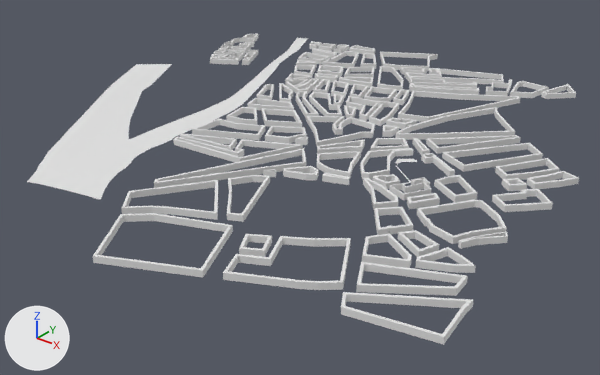
The glTF model public/models/buildings/scene.glb, before and after one commit.
Camera for both pictures: a camera (50 mm lens) standing at (1762.0, -2258.0, 1128.0) and looking at (61.0, -132.0, -190.0). Lighting does not change. The marker at lower left points along +X, +Y and +Z. The older version comes first. Where no turn or scale is listed for an object, it has been applied to the vertices.

Script lines for the objects in view, before the commit:
```python
me_plane_002 = bpy.data.meshes.new('Plane.002')
me_plane_002.from_pydata(...)  # 159 vertices, 228 faces; spans x -1053.0..-110.0, y -945.0..901.0, z 0.0
me_shapes_001 = bpy.data.meshes.new('shapes.001')
me_shapes_001.from_pydata(...)  # 2180 vertices, 4850 faces; spans x -950.0..1061.0, y -1129.0..1009.0, z -21.0..21.0
me_shapes_005 = bpy.data.meshes.new('shapes.005')
me_shapes_005.from_pydata(...)  # 72 vertices, 160 faces; spans x 537.8..650.9, y -313.0..-170.2, z 0.0..20.7
ob_all_shapes = bpy.data.objects.new('all shapes', me_shapes_001)
ob_all_shapes.location = (0.0, 0.0, 0.0)
ob_all_shapes_002 = bpy.data.objects.new('all shapes.002', me_shapes_005)
ob_all_shapes_002.location = (0.0, 0.0, 0.0)
ob_la_seine = bpy.data.objects.new('la-seine', me_plane_002)
ob_la_seine.location = (0.0, 0.0, 0.0)
# also in view: 'all shapes.006' at (918.0, -397.0, 10.0)
```
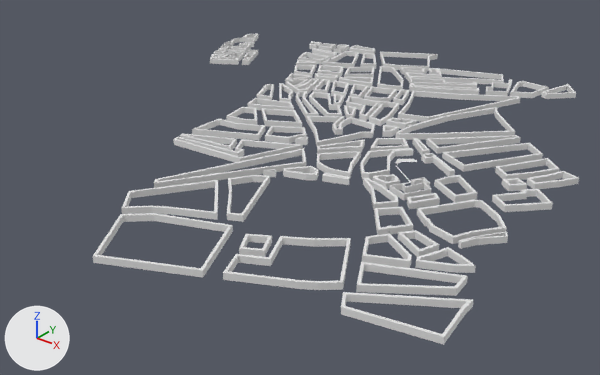
Commit message: feat: update la seine glb

Pixel boxes [x1, y1, x2, y2] of what changed, in the pictures (600 x 375 px):
```json
{"object": "la-seine", "change": "deleted", "before": [27, 38, 308, 200]}
```

The change, as JSON lines over the scene's bpy script:
```json
{"op": "remove", "block": "ob_la_seine", "code": ["ob_la_seine = bpy.data.objects.new('la-seine', me_plane_002)", "ob_la_seine.location = (0.0, 0.0, 0.0)"]}
```
